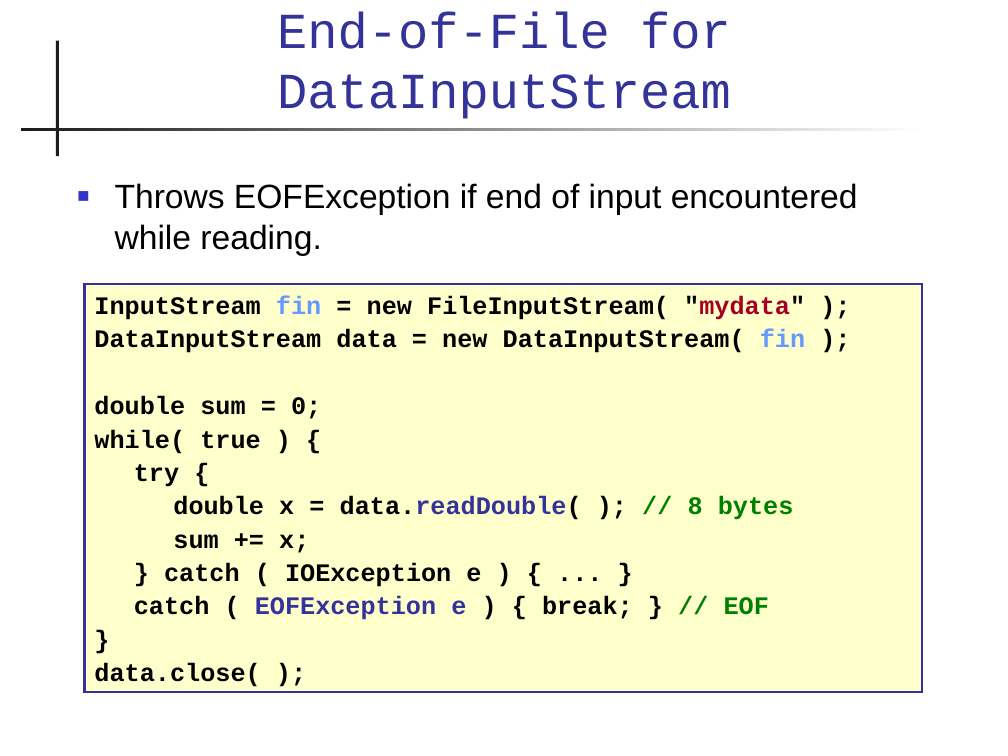
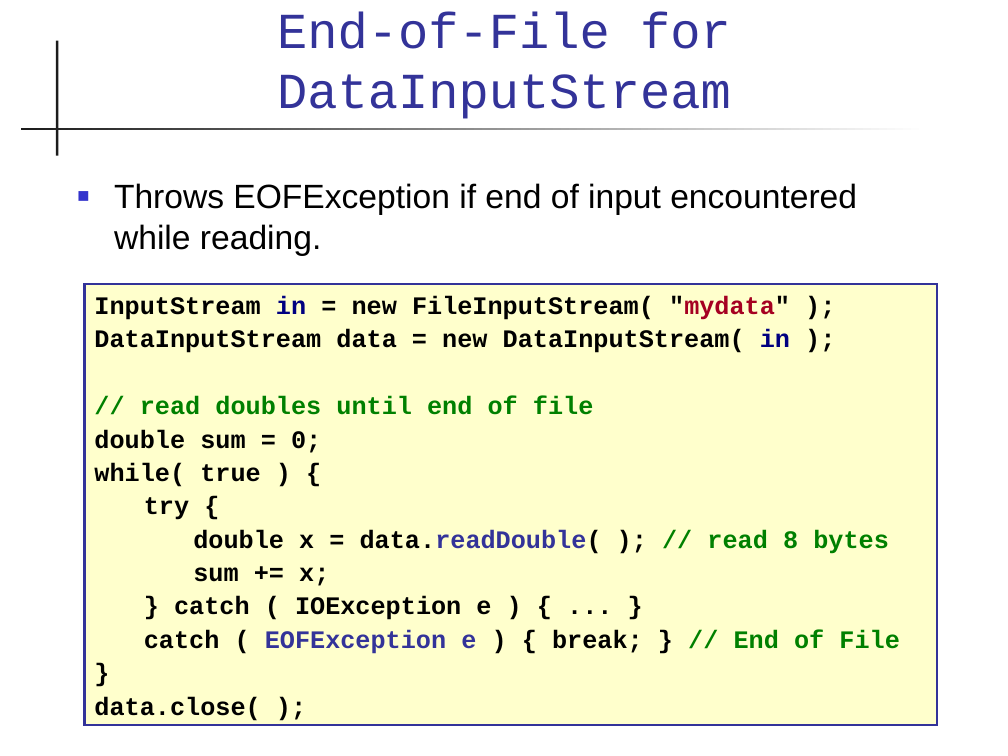
Before and after one commit to skeoop/skeoop.github.io, a slide deck: slide 49 of io/Input-Output.ppt (slide 26 before the commit). Drawn at 1008x756 pixels with LibreOffice and Linux fonts; fonts in the diff are those of the drawing. Boxes give left, top, right and bottom in pixels: in the first picture for what was removed or moved away, otherwise in the second. Text is boxed around its words. In the diff, an @@ line names an element or a change of style, - is before the commit and + after.

```diff
--- a/io/Input-Output.ppt
+++ b/io/Input-Output.ppt
@@ rectangle "InputStream in = new FileInputStream( ...": place and size @@
-rectangle "InputStream in = new FileInputStream( ..." at (85, 284, 922, 691)
+rectangle "InputStream in = new FileInputStream( ..." at (85, 284, 936, 726)
@@ text in rectangle at (94, 296, 790, 415): text changed @@
-InputStream fin = new FileInputStream( "mydata" );
-DataInputStream data = new DataInputStream( fin );
+InputStream in = new FileInputStream( "mydata" );
+DataInputStream data = new DataInputStream( in );
+// read doubles until end of file
@@ text in rectangle at (193, 529, 889, 554): text changed @@
-double x = data.readDouble( ); // 8 bytes
+double x = data.readDouble( ); // read 8 bytes
@@ text in rectangle at (144, 629, 899, 654): text changed @@
-catch ( EOFException e ) { break; } // EOF
+catch ( EOFException e ) { break; } // End of File
```
Also in this commit, not shown: 32 other slides changed, 21 slides added, 6 slides removed, 3 other files.
